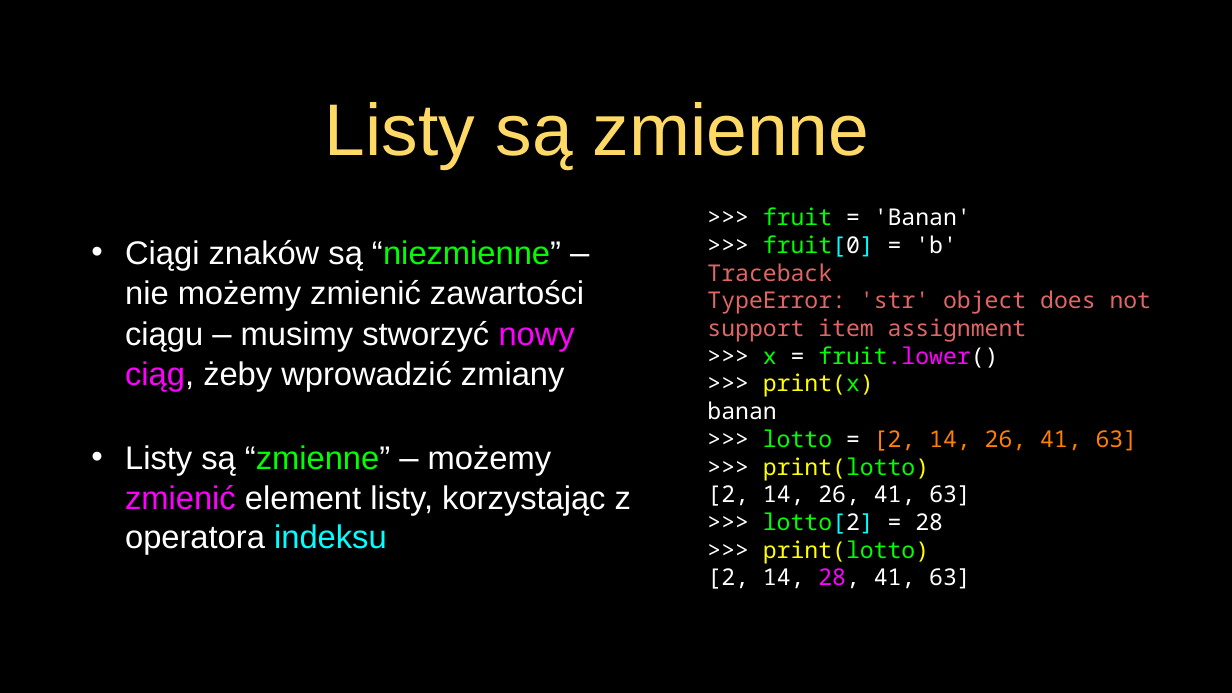
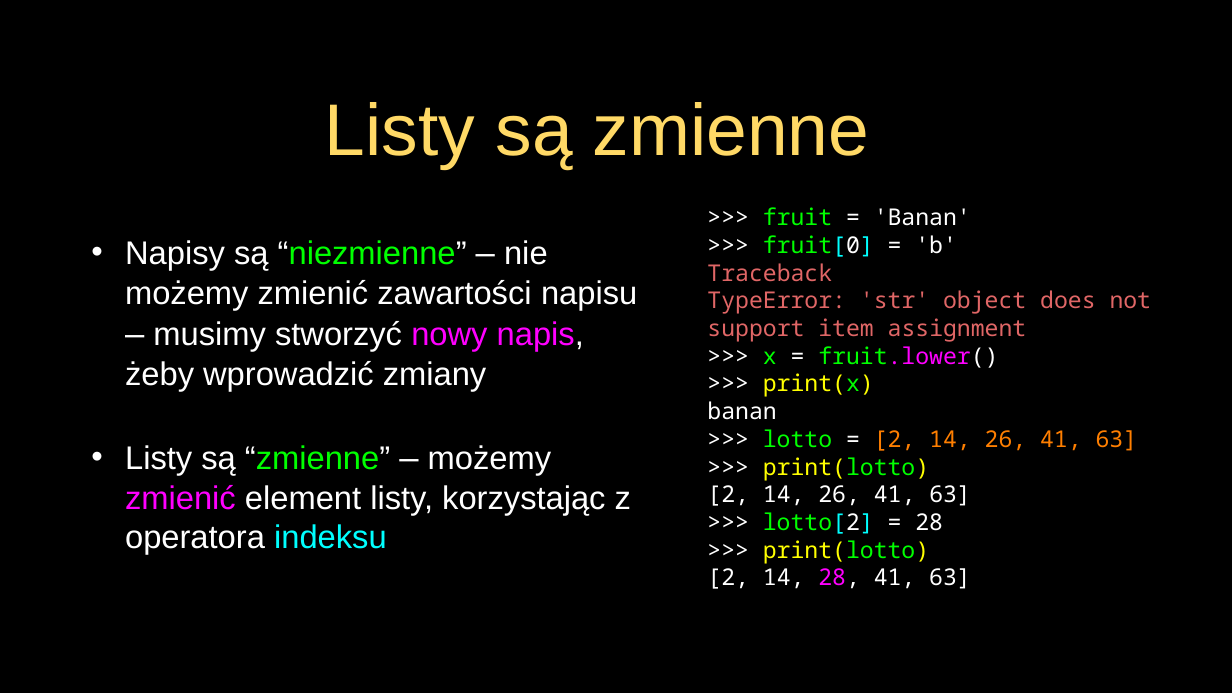
Before and after one commit to andre-wojtowicz/py4e-pl, a slide deck: slide 9 of lectures3/Pythonlearn-08-Lists-PL.pptx. Drawn at 1232x693 pixels with LibreOffice and Linux fonts; fonts in the diff are those of the drawing. Boxes give left, top, right and bottom in pixels: in the first picture for what was removed or moved away, otherwise in the second. Text is boxed around its words. In the diff, an @@ line names an element or a change of style, - is before the commit and + after.

```diff
--- a/lectures3/Pythonlearn-08-Lists-PL.pptx
+++ b/lectures3/Pythonlearn-08-Lists-PL.pptx
@@ text at <box>125,240,637,392</box>: text changed @@
-• Ciągi znaków są “niezmienne” – nie możemy zmienić zawartości ciągu – musimy stworzyć nowy ciąg, żeby wprowadzić zmiany
+• Napisy są “niezmienne” – nie możemy zmienić zawartości napisu – musimy stworzyć nowy napis, żeby wprowadzić zmiany
```
Also in this commit, not shown: 6 other slides changed, 14 other files.
